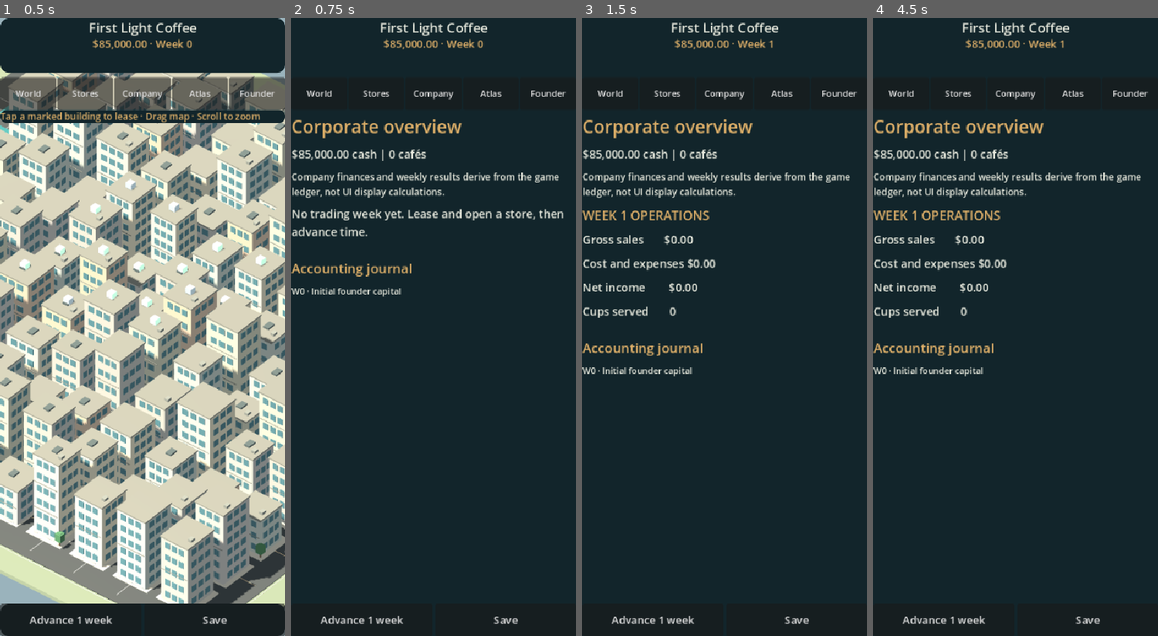
Above: before the commit, frames 1-4 (left to right).
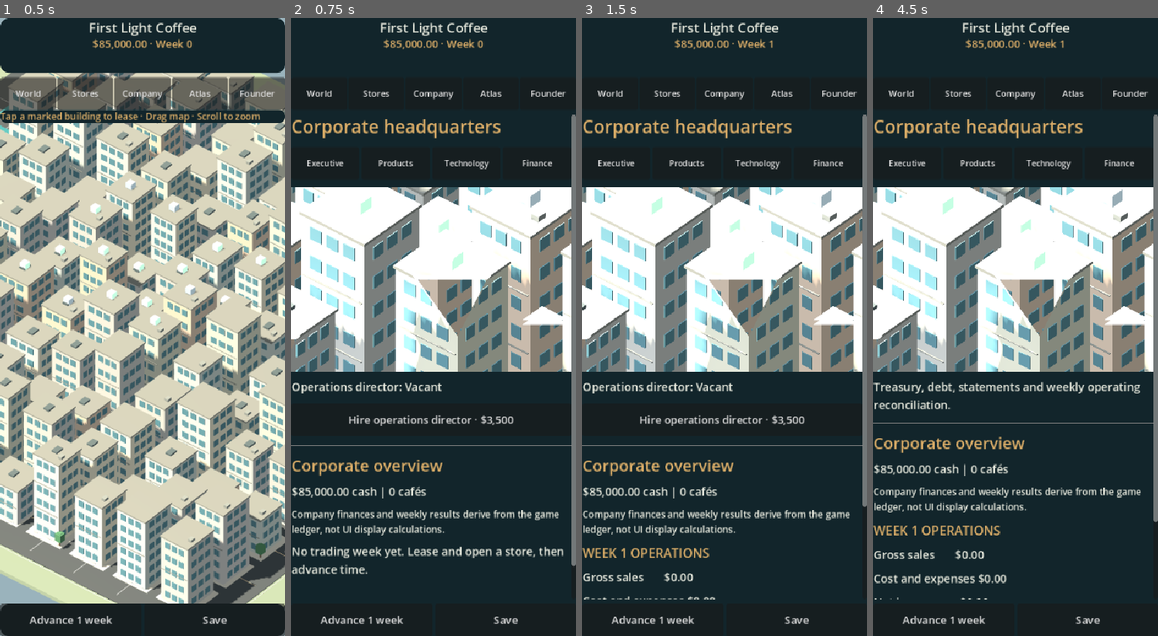
Above: after the commit, the same moments.

Repository: shepgleis-create/Global-Caf-Empire
Game: Godot game, scene res://scenes/Main.tscn
Two runs of this game, one before a commit and one after it. Both use one fixed random seed, a clock stepped at 60 frames per second and the inputs below.
Inputs (mouse positions are in pixels of both pictures, inside the frame that each line leads up to):
- Up to frame 1 (0.5 s): no input
- Up to frame 2 (0.75 s): click "Company" at 0.5 s
- Up to frame 3 (1.5 s): click "Advance 1 week" at 1.25 s
- Up to frame 4 (4.5 s): click (907, 160) at 2 s, where only the run after the commit has a clickable "Executive"; click (978, 160) at 2.75 s, where only the run after the commit has a clickable "Products"; click (1046, 160) at 3.5 s, where only the run after the commit has a clickable "Technology"; click (1118, 160) at 4.25 s, where only the run after the commit has a clickable "Finance"

Frame 1 is identical in both runs. In frame 2, 37% of the frame differs, in the area x 0-100%, y 15-90%; in frame 3, 36%; in frame 4, 37%, in the area x 0-100%, y 15-95%.

Commit message:
Integrate live Godot 3D HQ with real product, tech and executive effects in weekly economy

Diff:
--- a/scripts/Main.gd
+++ b/scripts/Main.gd
@@ -4,6 +4,7 @@
 
 const Catalog=preload("res://scripts/WorldCatalog.gd")
 const City=preload("res://scripts/CityWorld3D.gd")
+const Office=preload("res://scripts/OfficeWorld3D.gd")
 const SAVE_PATH="user://global_cafe_empire_v1.json"
 const NAV=["World","Stores","Company","Atlas","Founder"]
 const DARK=Color("#12252b")
@@ -34,7 +35,9 @@
   "city":"CHI","week":0,"cash":8500000,"capital":8500000,
   "world":Catalog.build_all(20261016,chicago),
   "stores":[],"journal":[],"history":[],"weekly":{},
-  "next_store_id":1,"founder_cash":0,"company_debt":0}
+  "next_store_id":1,"founder_cash":0,"company_debt":0,
+  "department":"Executive","technology_version":0,
+  "product_research":0,"executive_ops_hired":false}
  post("Initial founder capital",[{"account":"cash","debit":8500000,"credit":0},
   {"account":"paid_in_capital","debit":0,"credit":8500000}])
  save_game()
@@ -140,6 +143,24 @@
  save_game()
  return "Purchased "+kind+"."
 
+func corporate_action(action:String)->String:
+ match action:
+  "technology":
+   if int(game.get("technology_version",0))>=6:return "Technology already at available maximum."
+   if not transact(1750000,"technology_research_expense","Build faster POS and mobile payment systems"):return "Insufficient cash."
+   game["technology_version"]=int(game.get("technology_version",0))+1
+  "product":
+   if int(game.get("product_research",0))>=6:return "Research pipeline is at the current limit."
+   if not transact(1250000,"product_research_expense","Research and test a higher-quality café menu"):return "Insufficient cash."
+   game["product_research"]=int(game.get("product_research",0))+1
+  "executive":
+   if bool(game.get("executive_ops_hired",false)):return "An operations executive already manages this portfolio."
+   if not transact(350000,"executive_recruitment","Recruit global operations director"):return "Insufficient cash."
+   game["executive_ops_hired"]=true
+  _:return "Unknown corporate action."
+ save_game()
+ return "Action completed. Its operating impact starts with future weekly turns."
+
 func change_price(id:String,delta:int)->void:
  var idx=store_index(id)
  if idx<0:return
@@ -166,11 +187,13 @@
   var available=int(s["inventory"])
   var daily_footfall=float(s["footfall"])/7.0
   var trend=0.85+0.15*sin(float(week)*0.31+float(i))
+  var technology_boost=1.0+0.04*float(game.get("technology_version",0))
+  var product_boost=1.0+0.045*float(game.get("product_research",0))
   var awareness=0.34+float(s["awareness"])/135.0
   var elasticity=pow(575.0/float(s["price"]),1.6)
   var saturation=1.0+0.13*max(0,int(current_rivals[s["city"]])-1)
-  var target=roundi(daily_footfall*0.30*7.0*trend*awareness*elasticity/saturation)
-  var max_capacity=int(s["equipment"])*1200
+  var target=roundi(daily_footfall*0.30*7.0*trend*awareness*elasticity*technology_boost*product_boost/saturation)
+  var max_capacity=roundi(float(s["equipment"])*1200.0*technology_boost)
   max_capacity=mini(max_capacity,int(s["staff"])*450)
   var served=clampi(target,0,mini(available,max_capacity))
   var lost=maxi(0,target-served)
@@ -201,6 +224,19 @@
   costs+=ingredient_cogs+overhead
   if lost>0:events.append("%s missed %s potential customers (capacity/stock)." % [s["name"],comma(lost)])
   game["stores"][i]=s
+ if bool(game.get("executive_ops_hired",false)):
+  var executive_salary=90000
+  post("Weekly operations executive salary",[{"account":"hq_payroll","debit":executive_salary,"credit":0},
+   {"account":"cash","debit":0,"credit":executive_salary}])
+  game["cash"]=int(game["cash"])-executive_salary
+  costs+=executive_salary
+  for k in range(game["stores"].size()):
+   var outlet=game["stores"][k]
+   if outlet["status"]!="open":continue
+   if int(outlet["inventory"])<450 and int(game["cash"])>=80500:
+    transact(80500,"inventory_assets","Executive-authorized supply replenishment "+outlet["id"])
+    outlet["inventory"]=int(outlet["inventory"])+700
+    game["stores"][k]=outlet
  game["weekly"]={"week":week,"sales":total_revenue,"costs":costs,
   "income":total_revenue-costs,"orders":total_orders,"cash":game["cash"],
   "events":events}
@@ -368,7 +404,32 @@
   body.add_child(HSeparator.new())
 
 func show_company()->void:
- body.add_child(txt("Corporate overview",27,GOLD))
+ body.add_child(txt("Corporate headquarters",27,GOLD))
+ var offices=HBoxContainer.new()
+ body.add_child(offices)
+ for d in ["Executive","Products","Technology","Finance"]:
+  var action=btn(d,func():game["department"]=d;rebuild_ui())
+  action.add_theme_font_size_override("font_size",12)
+  offices.add_child(action)
+ var dpt:String=str(game.get("department","Executive"))
+ var office=Office.new()
+ office.custom_minimum_size=Vector2(0,278)
+ office.set_department(dpt,9 if bool(game.get("executive_ops_hired",false)) else 5)
+ body.add_child(office)
+ match dpt:
+  "Products":
+   body.add_child(txt("Menu research level %d" % int(game.get("product_research",0))))
+   body.add_child(btn("Fund product research · $12,500",func():show_message(corporate_action("product"));rebuild_ui()))
+  "Technology":
+   body.add_child(txt("Mobile payment / POS version %d" % int(game.get("technology_version",0))))
+   body.add_child(btn("Upgrade technology · $17,500",func():show_message(corporate_action("technology"));rebuild_ui()))
+  "Executive":
+   body.add_child(txt("Operations director: %s" % ("Appointed" if bool(game.get("executive_ops_hired",false)) else "Vacant")))
+   body.add_child(btn("Hire operations director · $3,500",func():show_message(corporate_action("executive"));rebuild_ui()))
+  "Finance":
+   body.add_child(txt("Treasury, debt, statements and weekly operating reconciliation."))
+ body.add_child(HSeparator.new())
+ body.add_child(txt("Corporate overview",24,GOLD))
  body.add_child(txt("%s cash | %s cafés" % [money(int(game["cash"])),comma(game["stores"].size())]))
  body.add_child(txt("Company finances and weekly results derive from the game ledger, not UI display calculations.",14))
  if game["weekly"].is_empty():
